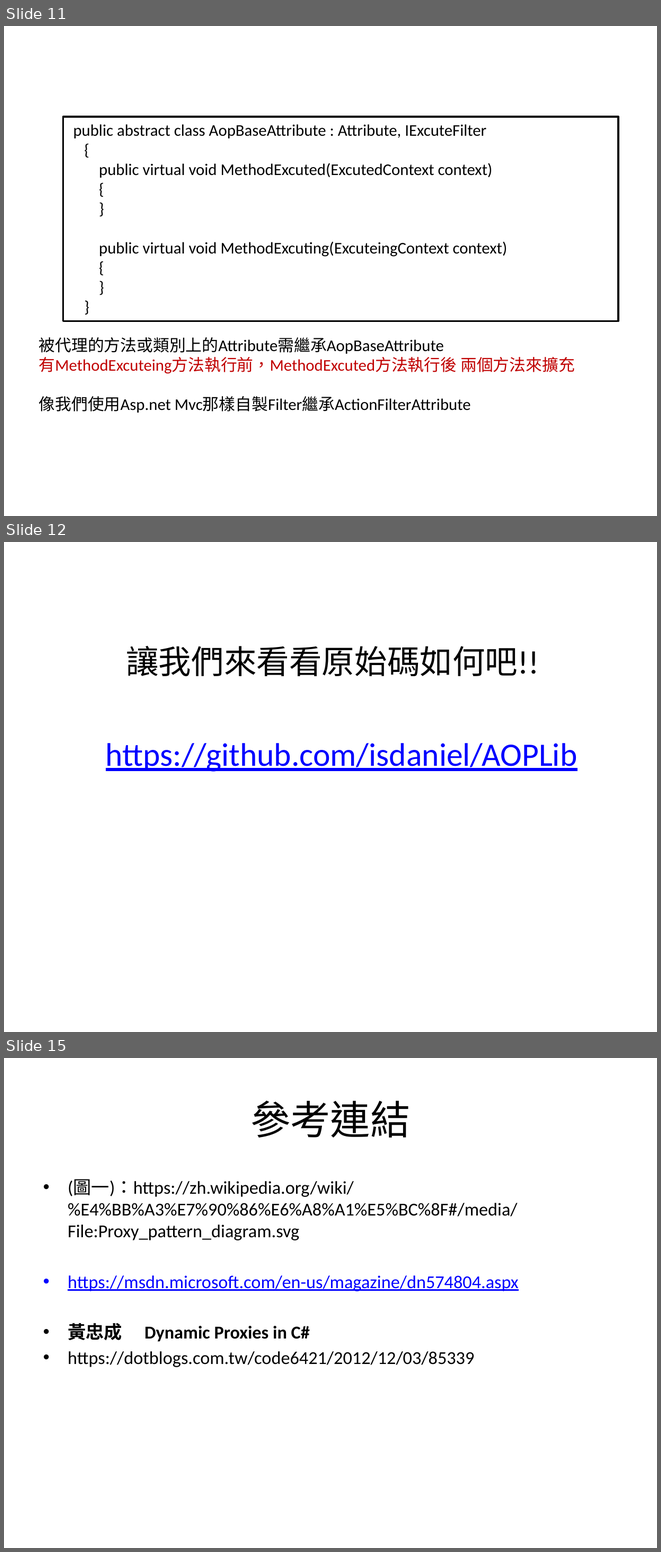
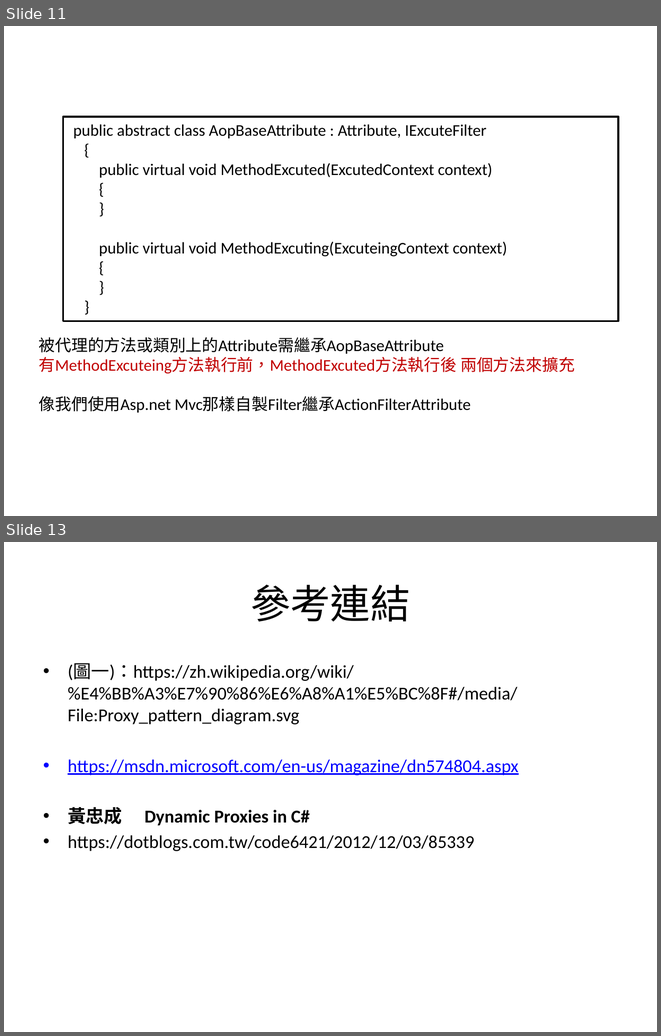
Before and after one commit to isdaniel/AwesomeProxy.Net, a slide deck: file/AOP_介紹PPT.pptx. Shown one above the other, each under a label of ours: slides 11, 12 and 15 before the commit, slides 11 and 13 after it; the slides between them are not shown. The pictures are 661x1552 and 661x1036 pixels, drawn with LibreOffice and Linux fonts; fonts in the diff are those of the drawing. Boxes give left, top, right and bottom in pixels: in the first picture for what was removed or moved away, otherwise in the second. Text is boxed around its words. In the diff, an @@ line names an element or a change of style, - is before the commit and + after.

```diff
--- a/file/AOP_介紹PPT.pptx
+++ b/file/AOP_介紹PPT.pptx
@@ slide 12 removed at (4,542,657,1032), background #FFFFFF @@
@@ text removed at (126,646,539,676) @@
-讓我們來看看原始碼如何吧!!
@@ text removed at (106,743,577,771) @@
-https://github.com/isdaniel/AOPLib
@@ what was slide 15 is now slide 13 @@
```
Also in this commit, not shown: 2 slides changed, 1 other slide removed, 29 other files.
